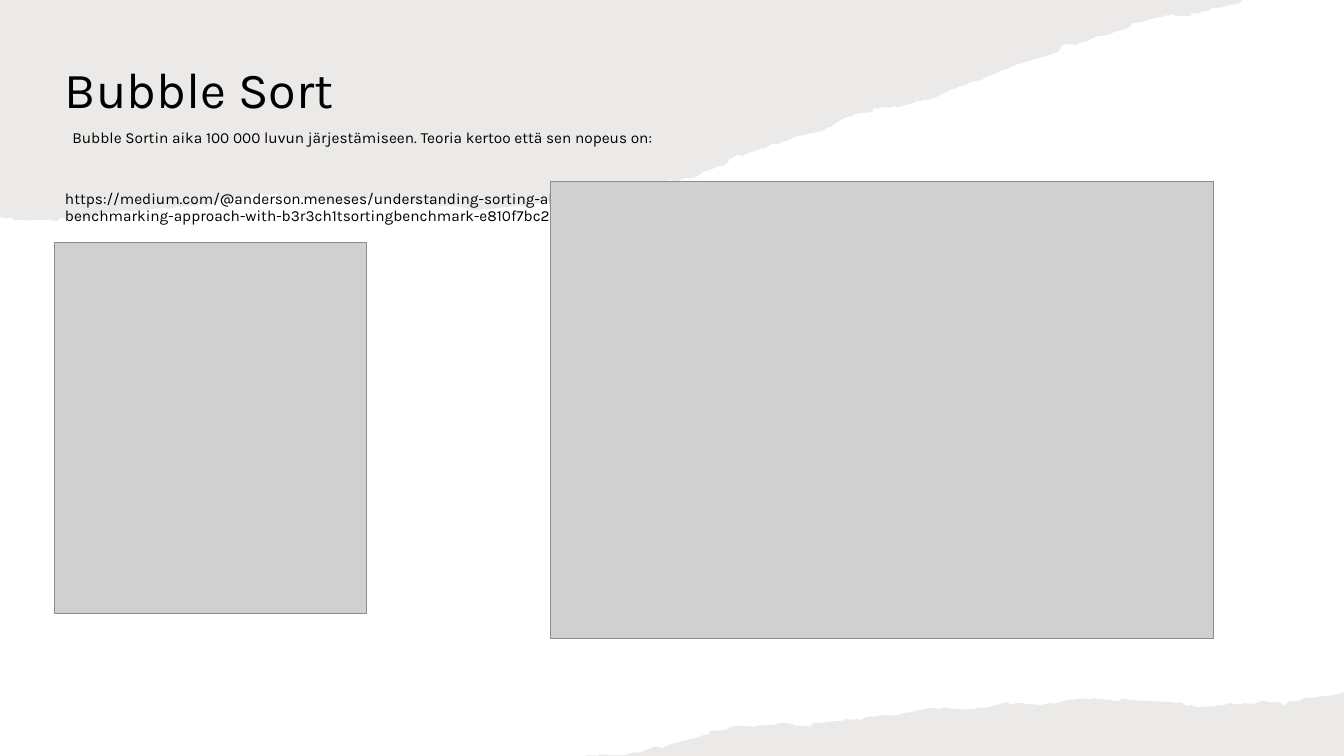
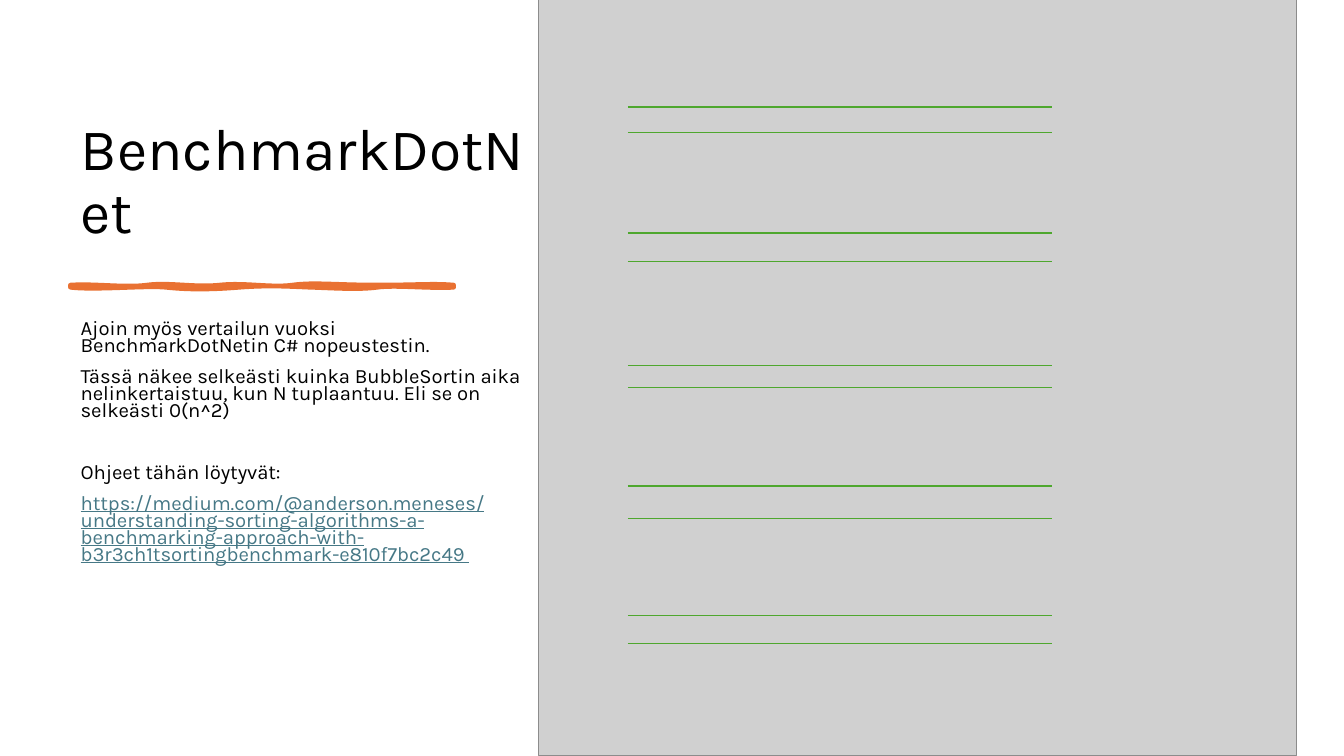
Before and after one commit to JKeskinen/tietorakenteetJaAlgoritmit, a slide deck: slide 15 of Tietorakenteet_ja_Algoritmit_Tehtava1.pptx. Drawn at 1344x756 pixels with LibreOffice and Linux fonts; fonts in the diff are those of the drawing; grey boxes stand for pictures. Boxes give left, top, right and bottom in pixels: in the first picture for what was removed or moved away, otherwise in the second. Text is boxed around its words. In the diff, an @@ line names an element or a change of style, - is before the commit and + after.

Commit message:
powerpointin päivitys.

```diff
--- a/Tietorakenteet_ja_Algoritmit_Tehtava1.pptx
+++ b/Tietorakenteet_ja_Algoritmit_Tehtava1.pptx
@@ freeform shape removed at (0, 0, 1242, 222) @@
@@ picture: place and size @@
-picture at (552, 181, 1214, 638)
+picture at (538, 0, 1297, 756)
@@ title at (65, 73, 333, 109): text changed; size 36 to 42 pt @@
-Bubble Sort
+BenchmarkDotNet
@@ line added from (628, 107) to (1052, 107), #4EA72E 1 pt @@
@@ line added from (628, 133) to (1052, 133), #4EA72E 1 pt @@
@@ line added from (628, 233) to (1052, 233), #4EA72E 1 pt @@
@@ picture removed at (54, 243, 366, 614) @@
@@ line added from (628, 261) to (1052, 261), #4EA72E 1 pt @@
@@ freeform shape added at (71, 285, 454, 287), fill #E97132, outline #E97132 3.5 pt @@
@@ text "Ajoin myös vertailun vuoksi BenchmarkDotNetin ...": place and size @@
-text "Ajoin myös vertailun vuoksi BenchmarkDotNetin ..." at (65, 132, 652, 225)
+text "Ajoin myös vertailun vuoksi BenchmarkDotNetin ..." at (81, 321, 521, 566)
@@ text at (81, 321, 521, 484): text changed; size 11 to 14.4 pt @@
-Bubble Sortin aika 100 000 luvun järjestämiseen. Teoria kertoo että sen nopeus on:
+Ajoin myös vertailun vuoksi BenchmarkDotNetin C# nopeustestin.
+Tässä näkee selkeästi kuinka BubbleSortin aika nelinkertaistuu, kun N tuplaantuu. Eli se on selkeästi 0(n^2)
+Ohjeet tähän löytyvät:
@@ line added from (628, 387) to (1052, 387), #4EA72E 1 pt @@
@@ line added from (628, 366) to (1052, 366), #4EA72E 1 pt @@
@@ text at (81, 495, 485, 566): size 11 to 14.4 pt, text colour #000000 to #467886, underline on in "https://medium.com/@anderson.meneses/understanding-sorting-a ..."; line spacing 0.9 to 0.7 @@
@@ line added from (628, 486) to (1052, 486), #4EA72E 1 pt @@
@@ line added from (628, 519) to (1052, 519), #4EA72E 1 pt @@
@@ line added from (628, 615) to (1052, 615), #4EA72E 1 pt @@
@@ line added from (628, 644) to (1052, 644), #4EA72E 1 pt @@
@@ freeform shape removed at (585, 693, 1344, 756) @@
```
